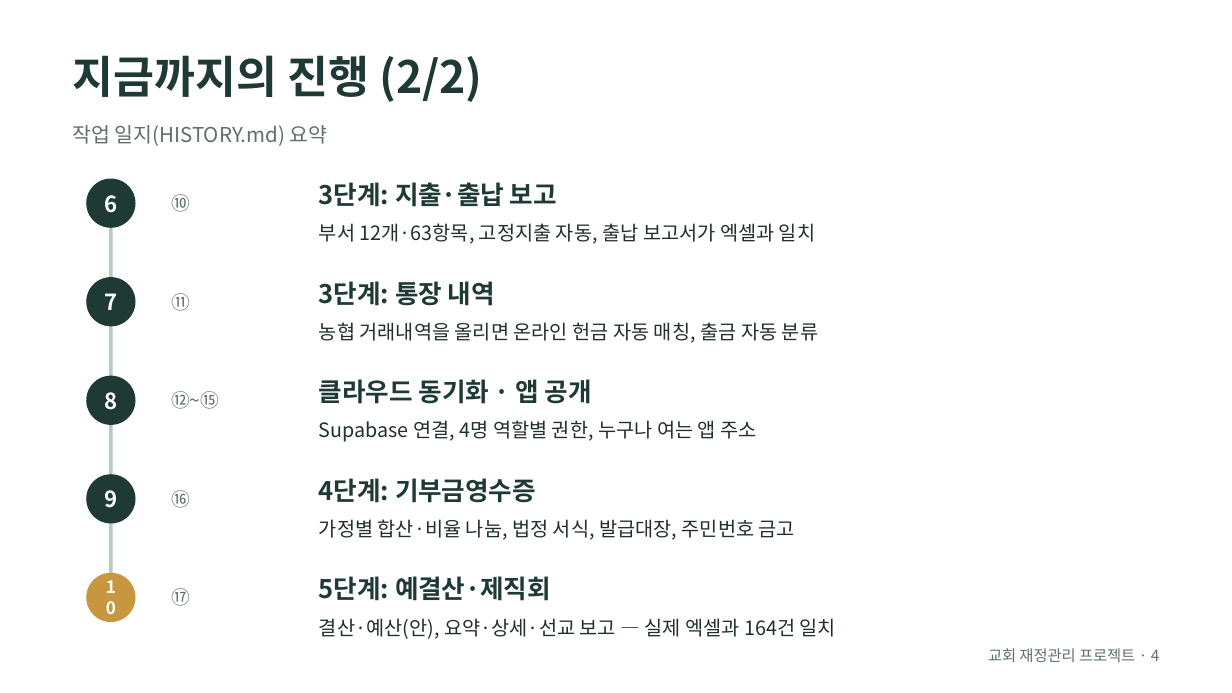
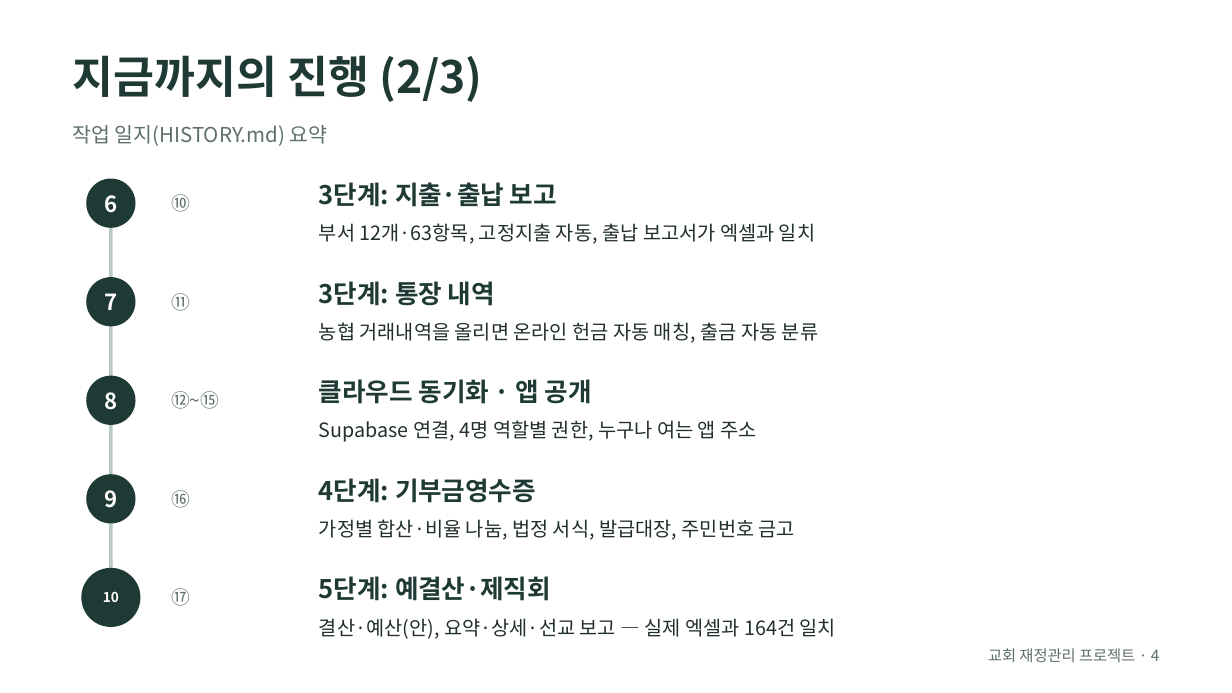
Before and after one commit to webyigit/wweebbyyii, a slide deck: slide 4 of church-finance/slides/history.odp. Drawn at 1232x693 pixels with LibreOffice and Linux fonts; fonts in the diff are those of the drawing. Boxes give left, top, right and bottom in pixels: in the first picture for what was removed or moved away, otherwise in the second. Text is boxed around its words. In the diff, an @@ line names an element or a change of style, - is before the commit and + after.

```diff
--- a/church-finance/slides/history.odp
+++ b/church-finance/slides/history.odp
@@ text at box(73, 55, 482, 102): text changed @@
-지금까지의 진행 (2/2)
+지금까지의 진행 (2/3)
@@ ellipse "10": place and size @@
-ellipse "10" at box(86, 574, 135, 623)
+ellipse "10" at box(82, 568, 141, 627)
@@ ellipse "10" at box(82, 568, 141, 627): size 11 to 8.8 pt; fill #C8963E to #1F3A34 @@
```
Also in this commit, not shown: 10 other slides changed, 1 slide added, 4 other files.
